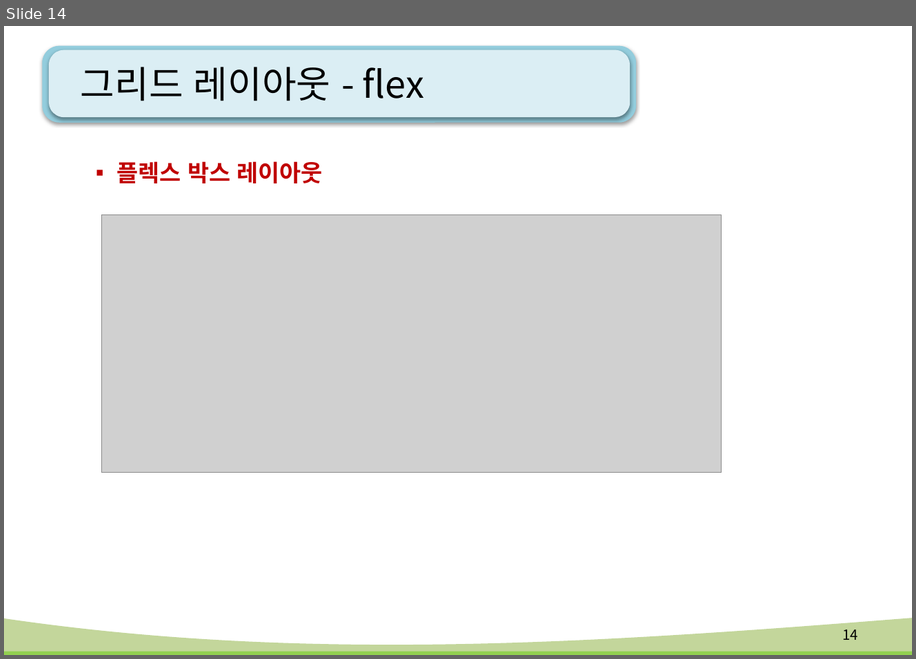
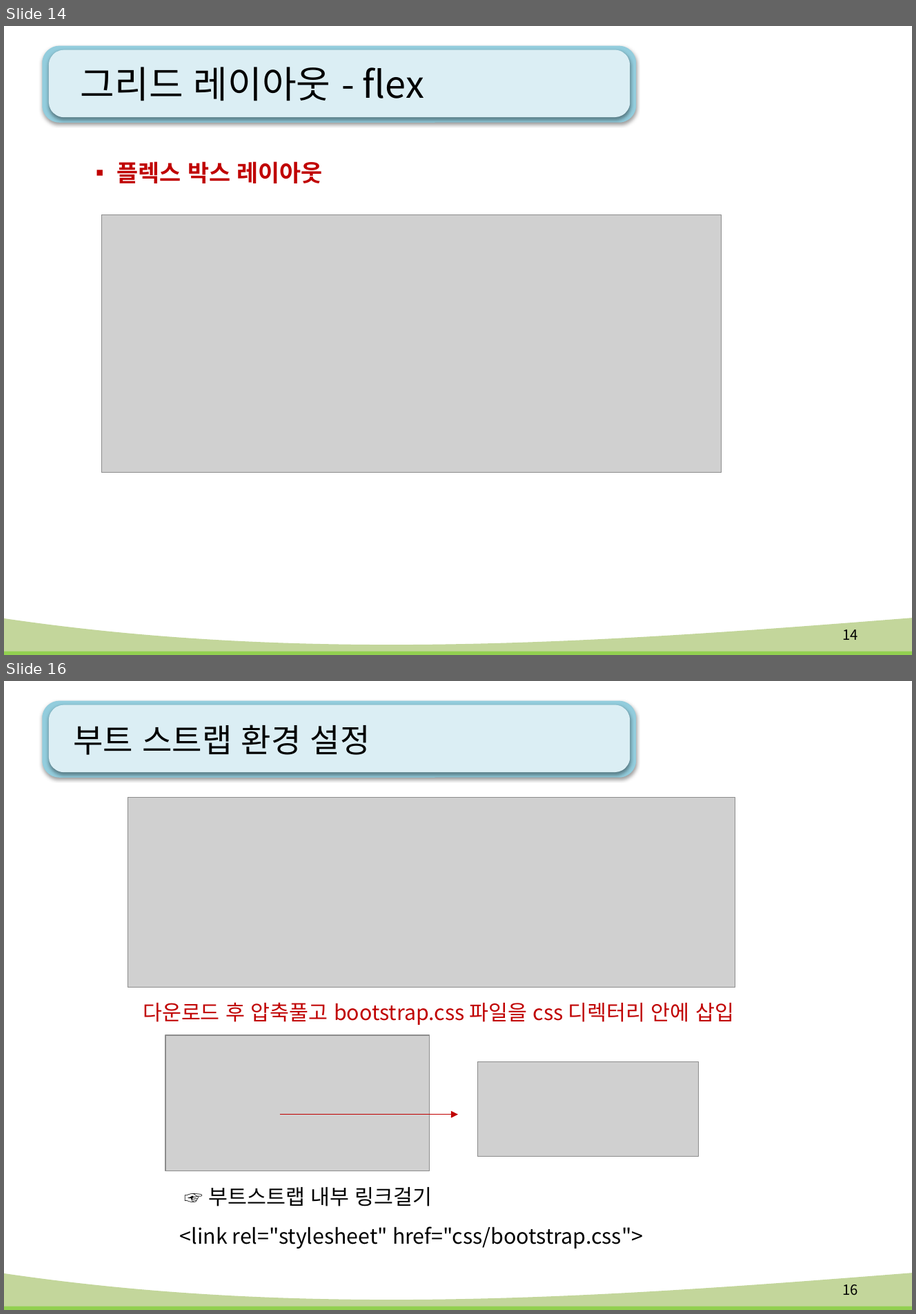
Before and after one commit to kiyongee2/green_project_web, a slide deck: html-css_ppt/12강. flex(플렉스).pptx. Shown one above the other, each under a label of ours: slide 14 before the commit, slides 14 and 16 after it; the slides between them are not shown. The pictures are 916x659 and 916x1314 pixels, drawn with LibreOffice and Linux fonts; fonts in the diff are those of the drawing; grey boxes stand for pictures; background and template pictures are left out. Boxes give left, top, right and bottom in pixels: in the first picture for what was removed or moved away, otherwise in the second. Text is boxed around its words. In the diff, an @@ line names an element or a change of style, - is before the commit and + after.

Commit message:
bootstrap

```diff
--- a/html-css_ppt/12강. flex(플렉스).pptx
+++ b/html-css_ppt/12강. flex(플렉스).pptx
@@ slide 16 added at <box>4,681,912,1310</box>, background #FFFFFF; not listed: 4 template elements that a slide beside it also shows @@
@@ title added at <box>74,724,370,755</box>, 28 pt, text #000000 @@
+부트 스트랩 환경 설정
@@ picture added at <box>128,798,735,987</box> @@
@@ text added at <box>143,1002,734,1025</box>, 18 pt, text #C00000 @@
+다운로드 후 압축풀고 bootstrap.css 파일을 css 디렉터리 안에 삽입
@@ picture added at <box>166,1035,430,1171</box> @@
@@ picture added at <box>478,1062,698,1156</box> @@
@@ arrow added from (280, 1114) to (459, 1114), #C00000 1 pt @@
@@ rounded rectangle added at <box>174,1173,544,1219</box>, 18 pt, text #000000 @@
+☞ 부트스트랩 내부 링크걸기
@@ text added at <box>180,1226,643,1248</box>, 18 pt, text #000000 @@
+<link rel="stylesheet" href="css/bootstrap.css">
@@ page number added at <box>843,1284,858,1294</box>, 12 pt, text #000000 @@
+16
```
Also in this commit, not shown: 1 slide changed, 19 other slides added, 57 other files.
